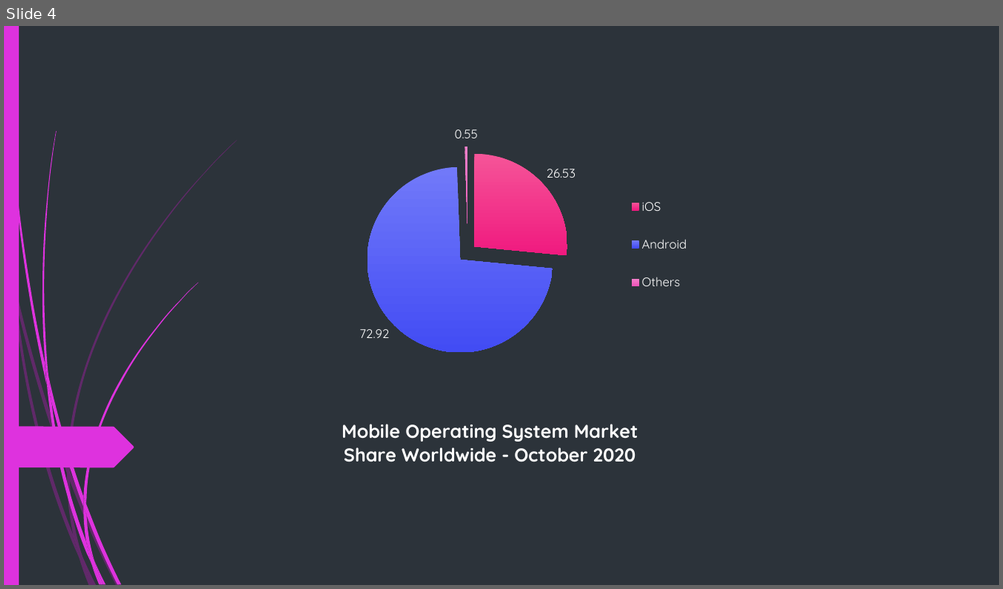
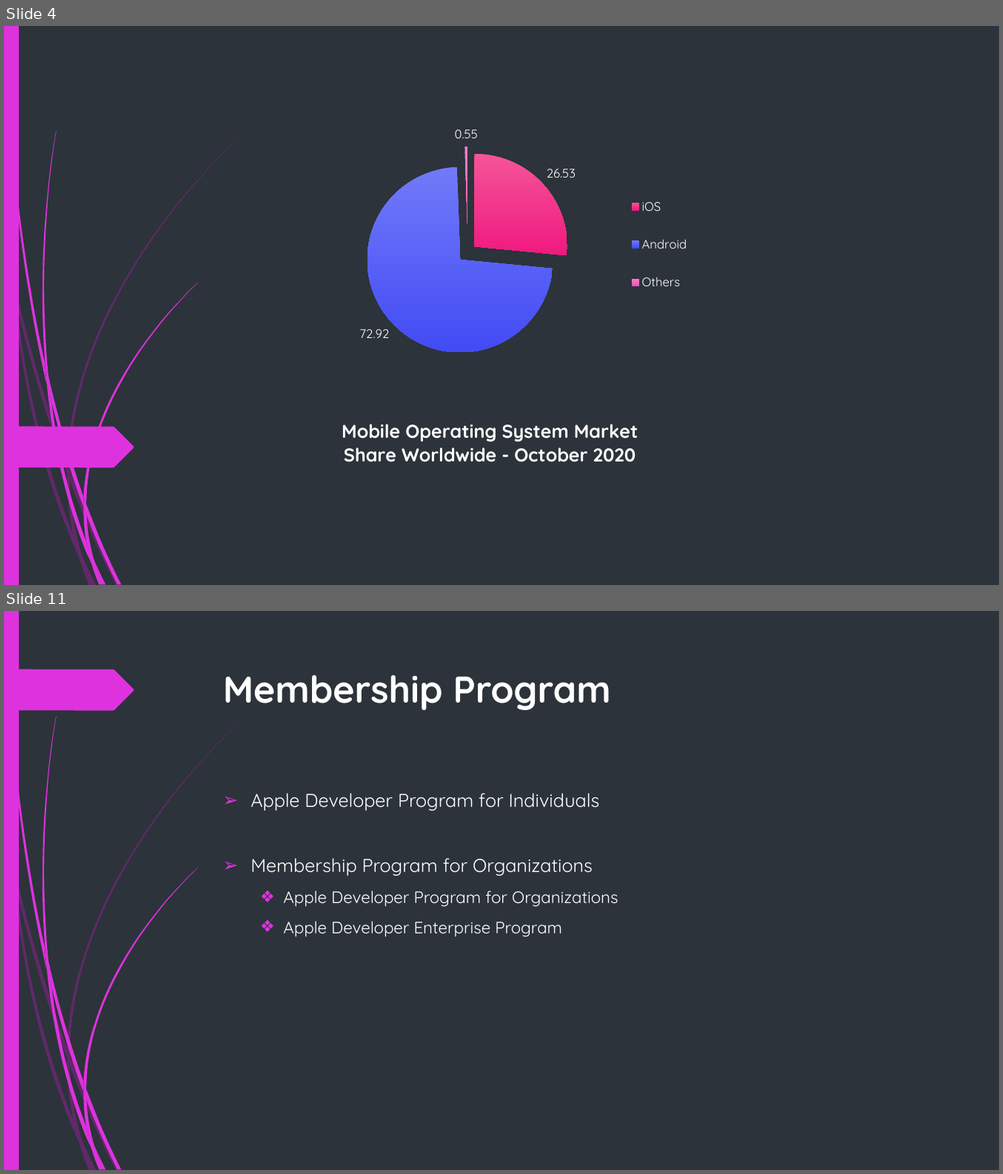
Before and after one commit to duy1998/ios-seminar, a slide deck: ios.pptx. Shown one above the other, each under a label of ours: slide 4 before the commit, slides 4 and 11 after it; the slides between them are not shown. The pictures are 1003x589 and 1003x1174 pixels, drawn with LibreOffice and Linux fonts; fonts in the diff are those of the drawing. Boxes give left, top, right and bottom in pixels: in the first picture for what was removed or moved away, otherwise in the second. Text is boxed around its words. In the diff, an @@ line names an element or a change of style, - is before the commit and + after.

```diff
--- a/ios.pptx
+++ b/ios.pptx
@@ slide 11 added at [4,611,999,1170], background #2C333A; not listed: 23 template elements that a slide beside it also shows @@
@@ freeform shape added at [4,669,134,710], fill #DE32DE @@
@@ title added at [223,675,611,710], 36 pt, text #FFFFFF, bold @@
+Membership Program
@@ text added at [250,793,617,937], 18 pt, text #FFFFFF @@
+➢ Apple Developer Program for Individuals
+➢ Membership Program for Organizations
+  ❖ Apple Developer Program for Organizations
+  ❖ Apple Developer Enterprise Program
```
Also in this commit, not shown: 8 slides changed, 1 other slide added, 1 other file.
